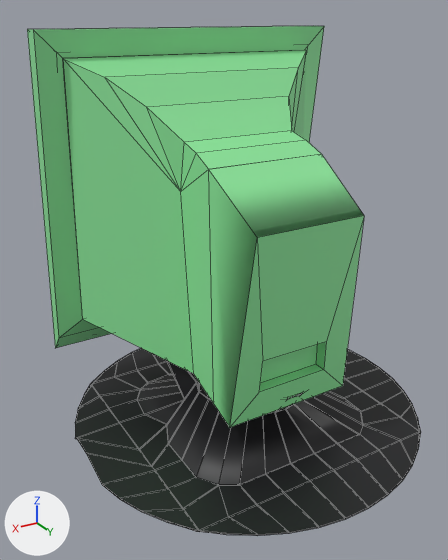
Renders of the FBX model Assets/3D meshes/Monitor.fbx from each side of a commit.
Rendered twice from a camera (50 mm lens) standing at (1.98, 3.0, 1.49) and looking at (0.17, -0.01, -0.01). Arrows for +X, +Y and +Z are at lower left; the lights stay in place. The first picture is the older version. Mesh edges are drawn as thin lines. Where no turn or scale is listed for an object, it has been applied to the vertices. Vertices at exactly the same position are counted once.

In view in the first picture: 'Monitor', 'Podstawka'.
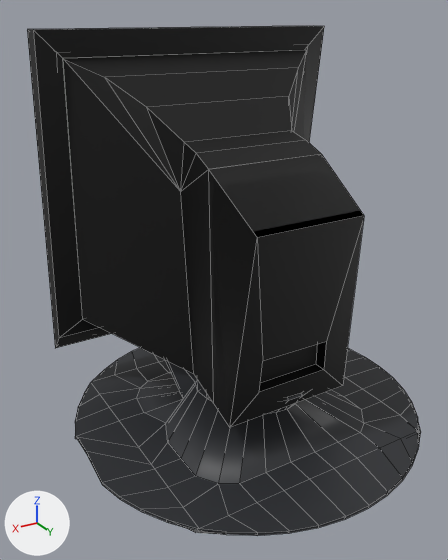
What changed in the scene script:
```text
Add mat_szklo_ekran:
    mat_szklo_ekran = principled_material('Szklo ekran')
    mat_szklo_ekran.base_color = (0.0915, 0.212, 0.0953)  # green #557f57
Add mat_obudowa:
    mat_obudowa = principled_material('Obudowa')
    mat_obudowa.base_color = (0.0, 0.0, 0.0)  # black #000000
Change me_cube_002:
    where me_cube_002.from_pydata(...)  # 58 vertices, 52 faces; spans x -1.0..1.0, y -1.11..0.42, z -1.01..1.11
    used by ob_monitor; location = (0.006, 0.143, 0.299)
    me_cube_002 part 1: all 1 face that had it switch from mat_ekran_szklo (black #262820) to mat_szklo_ekran (green #557f57)
    me_cube_002 part 2: all 51 faces that had it switch from mat_rozowytest (green #8ee79d) to mat_obudowa (black #000000)
```

What differs and where, as boxes (x1, y1, x2, y2) in the pictures (448 x 560 px):
part 1 of me_cube_002, recoloured: (63, 50, 293, 291) in both
part 2 of me_cube_002, recoloured (green to black): (27, 26, 364, 427) in both
